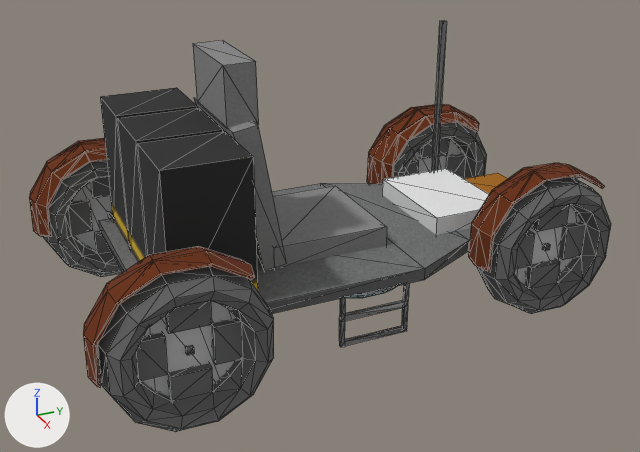
One commit to the OBJ model src/main/resources/assets/galacticraftcore/models/buggy.obj: the scene before it, then after it.
Camera for both pictures: a camera (50 mm lens) standing at (12.74, -6.33, 7.55) and looking at (0.13, -0.66, 1.25). The lights are fixed; the arrows at lower left show +X, +Y and +Z. Mesh edges are drawn as thin lines. Where no turn or scale is listed for an object, it has been applied to the vertices.

The first picture shows 'CargoLeft', 'CargoMid', 'CargoRight', 'MainBody', 'Wheel_Back_Left', 'Wheel_Back_Right', 'Wheel_Front_Left', 'Wheel_Front_Right'.
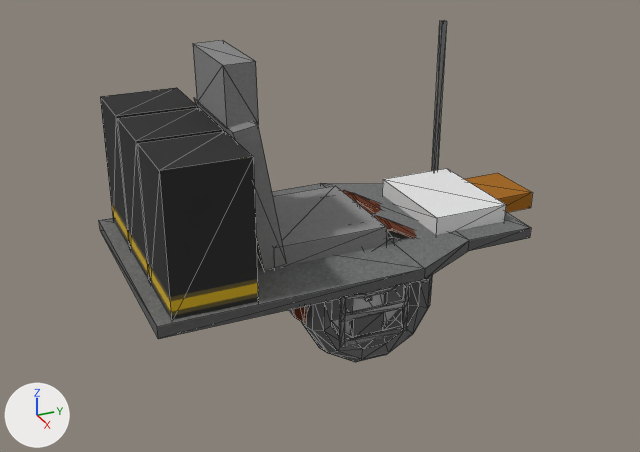
Pixel boxes [x1, y1, x2, y2] of what changed, in the pictures (640 x 452 px):
'Wheel_Back_Right', deleted: before [83, 246, 274, 432]
'Wheel_Front_Right', deleted: before [468, 163, 611, 314]
'Wheel_Back_Left', deleted: before [29, 138, 123, 277]
'Wheel_Front_Left', deleted: before [367, 104, 487, 184]
'Wheel_Right', added (black): after [302, 231, 433, 362]
'Wheel_Right_Cover', added (brown): after [291, 216, 416, 324]
'Wheel_Left_Cover', added: after [343, 190, 381, 215]

The edits, one by one:
Mesh me_wheel_right_cover is new.
It has 50 vertices, 92 faces and spans x 0.19..0.93, y -1.37..0.95, z -0.12..1.42.
It uses material mat_none_001 (picture img_buggy_wheels).
Mesh me_wheel_right is new.
It has 156 vertices, 304 faces and spans x -0.01..1.08, y -1.21..1.21, z -1.18..1.24.
It uses material mat_none_001 (picture img_buggy_wheels).
Mesh me_wheel_left_cover is new.
It has 50 vertices, 92 faces and spans x -0.93..-0.19, y -1.37..0.95, z -0.12..1.42.
It uses material mat_none_010 (picture img_buggy_wheels).
Mesh me_wheel_left is new.
It has 156 vertices, 304 faces and spans x -1.08..0.01, y -1.21..1.21, z -1.18..1.24.
It uses material mat_none_010 (picture img_buggy_wheels).
Object 'Wheel_Back_Left' (ob_wheel_back_left) is deleted.
Object 'Wheel_Back_Right' (ob_wheel_back_right) is deleted.
Object 'Wheel_Front_Left' (ob_wheel_front_left) is deleted.
Object 'Wheel_Front_Right' (ob_wheel_front_right) is deleted.
Object 'Wheel_Right_Cover' (ob_wheel_right_cover) is new; it shows me_wheel_right_cover.
Its location is (0.0, 0.0, 0.0).
Object 'Wheel_Right' (ob_wheel_right) is new; it shows me_wheel_right.
Its location is (0.0, 0.0, 0.0).
Object 'Wheel_Left_Cover' (ob_wheel_left_cover) is new; it shows me_wheel_left_cover.
Its location is (0.0, 0.0, 0.0).
Object 'Wheel_Left' (ob_wheel_left) is new; it shows me_wheel_left.
Its location is (0.0, 0.0, 0.0).
